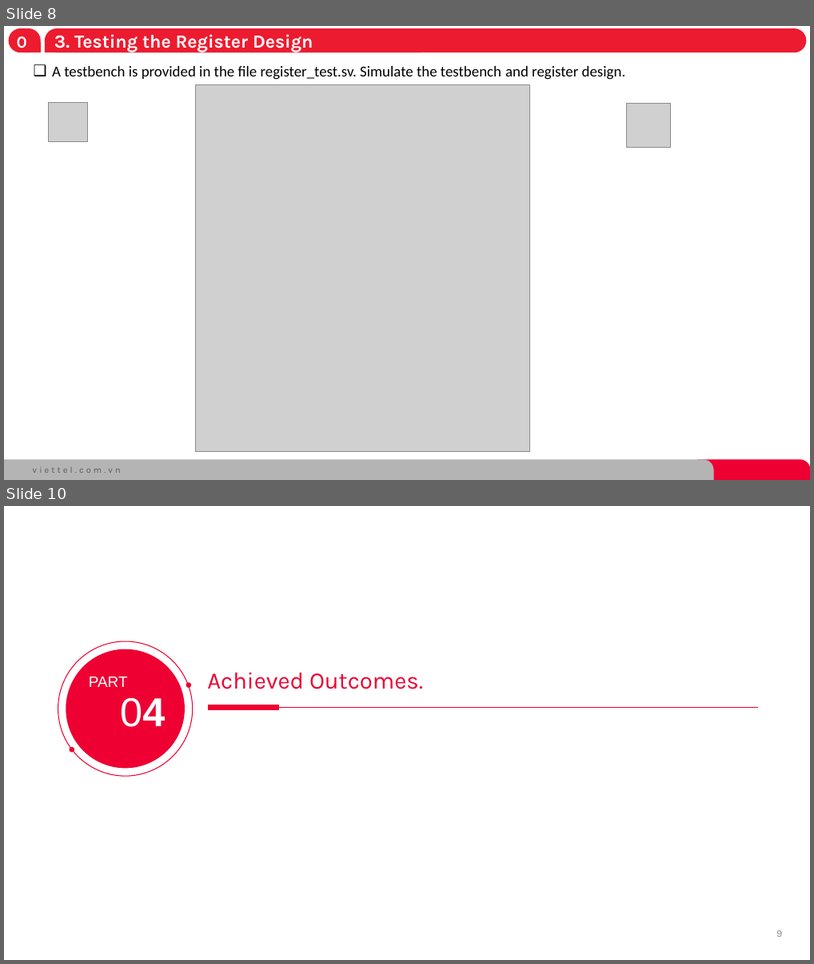
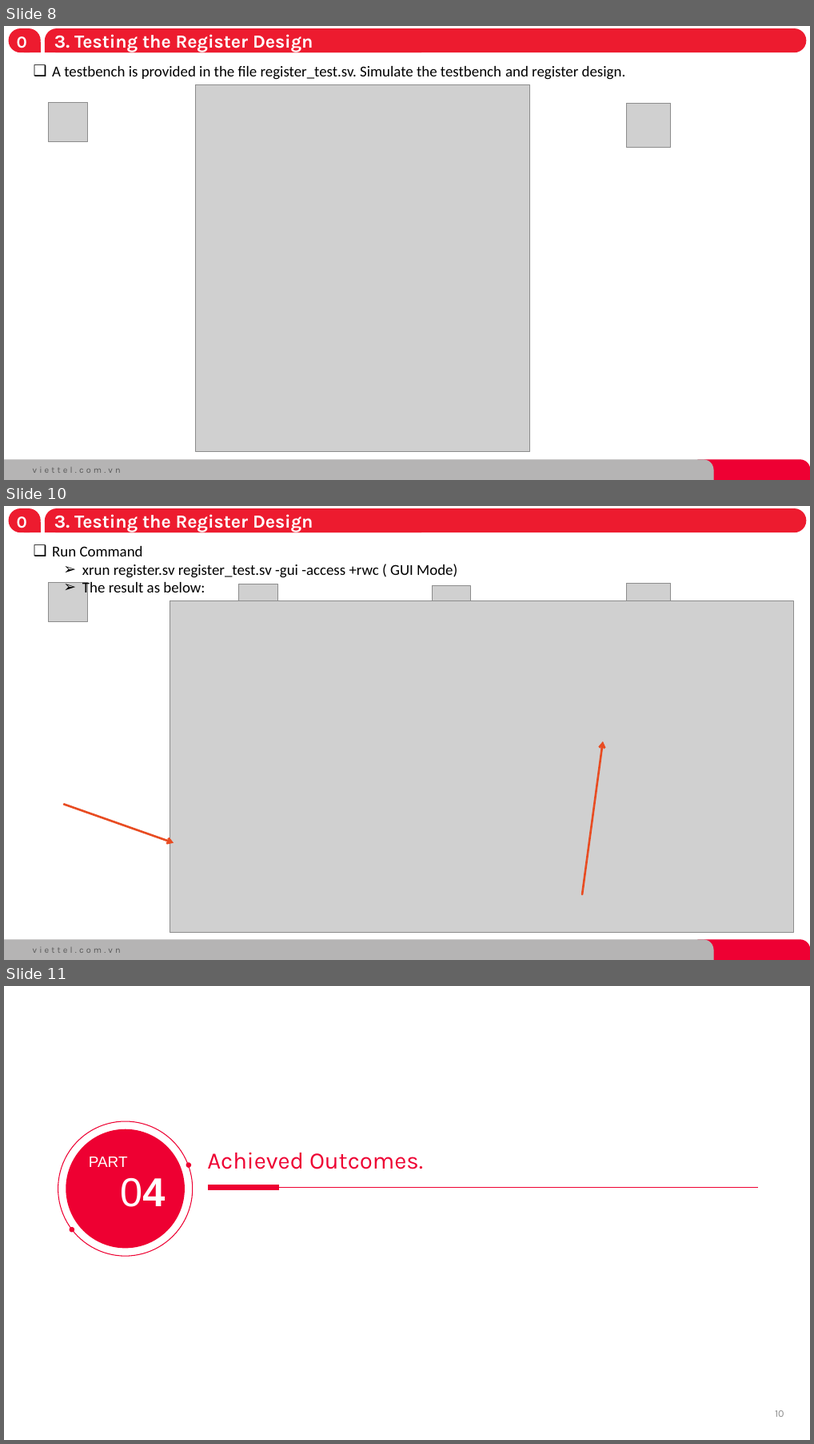
Before and after one commit to hungkem/hungkem-SystemVerilog-for-Design-and-Verification, a slide deck: LAB1.pptx. Shown one above the other, each under a label of ours: slides 8 and 10 before the commit, slides 8, 10 and 11 after it; the slides between them are not shown. The pictures are 814x964 and 814x1444 pixels, drawn with LibreOffice and Linux fonts; fonts in the diff are those of the drawing; grey boxes stand for pictures; background and template pictures are left out. Boxes give left, top, right and bottom in pixels: in the first picture for what was removed or moved away, otherwise in the second. Text is boxed around its words. In the diff, an @@ line names an element or a change of style, - is before the commit and + after.

```diff
--- a/LAB1.pptx
+++ b/LAB1.pptx
@@ slide 10 added at [4, 506, 810, 960], background #FFFFFF; not listed: 8 template elements that a slide beside it also shows @@
@@ text added at [10, 508, 40, 535], 20 pt, text #FFFFFF, bold @@
+02
@@ title added at [54, 514, 314, 532], 22 pt, text #FFFFFF, bold @@
+3. Testing the Register Design
@@ text added at [52, 546, 458, 597], 18 pt, text #000000 @@
+❑ Run Command
+  ➢ xrun register.sv register_test.sv -gui -access +rwc ( GUI Mode)
+  ➢ The result as below:
@@ picture added at [48, 582, 87, 621] @@
@@ picture added at [170, 601, 794, 932] @@
@@ picture added at [238, 584, 278, 624] @@
@@ picture added at [432, 586, 471, 624] @@
@@ picture added at [627, 584, 670, 627] @@
@@ arrow added from (582, 894) to (603, 741), #E84C22 2.5 pt @@
@@ arrow added from (64, 804) to (174, 842), #E84C22 2.5 pt @@
@@ what was slide 10 is now slide 11 @@
@@ page number at [775, 1410, 785, 1416]: text changed @@
-9
+10
```
Also in this commit, not shown: 1 slide changed, 7 other files.
